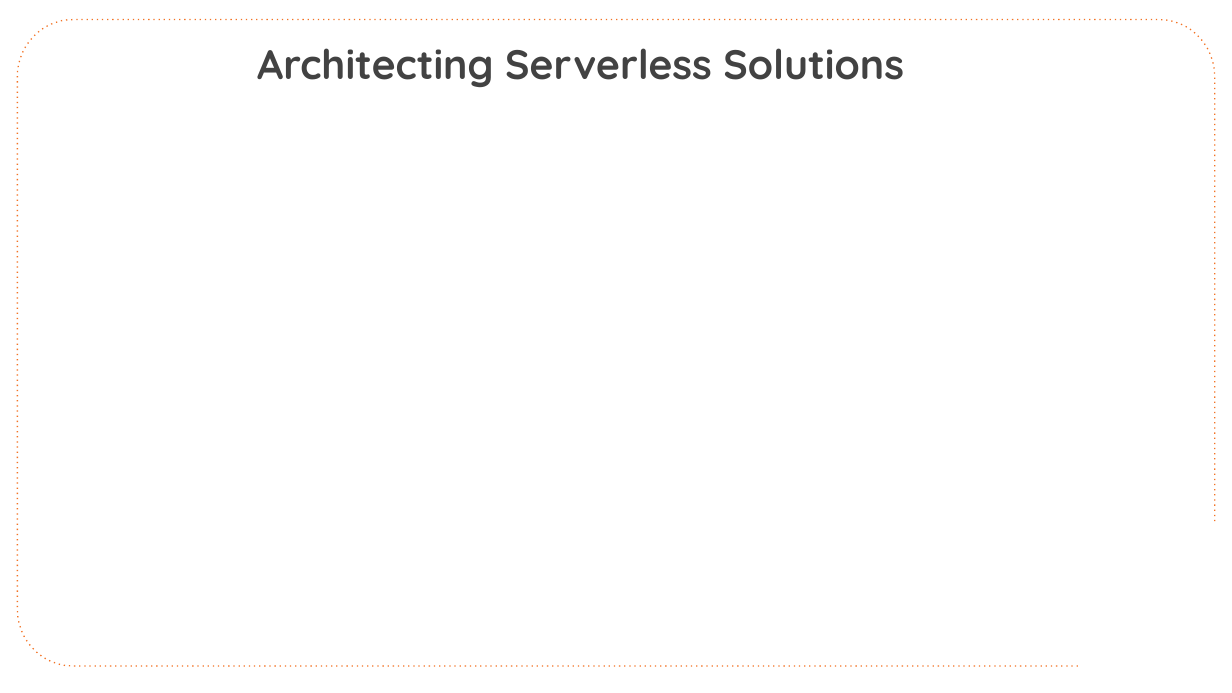
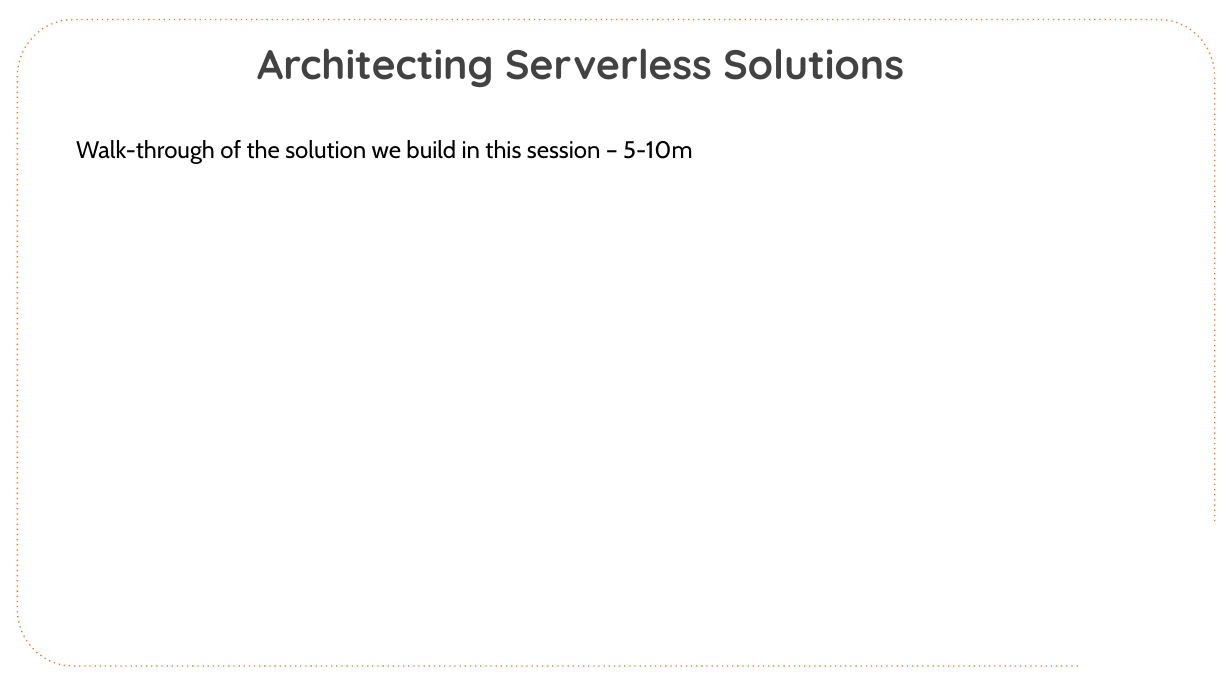
Before and after one commit to CloudSpecOps/Serverless-Architectures-with-Azure, a slide deck: slide 30 of Session Presentation/Azure-Serverless-Architecture-Session-Day-2.pptx (slide 28 before the commit). Drawn at 1232x693 pixels with LibreOffice and Linux fonts; fonts in the diff are those of the drawing; background and template pictures are left out. Boxes give left, top, right and bottom in pixels: in the first picture for what was removed or moved away, otherwise in the second. Text is boxed around its words. In the diff, an @@ line names an element or a change of style, - is before the commit and + after.

```diff
--- a/Session Presentation/Azure-Serverless-Architecture-Session-Day-2.pptx
+++ b/Session Presentation/Azure-Serverless-Architecture-Session-Day-2.pptx
@@ text added at <box>76,140,692,164</box>, 28 pt, text #000000 @@
+Walk-through of the solution we build in this session – 5-10m
```
Also in this commit, not shown: 6 other slides changed, 3 slides added, 1 slide removed.
